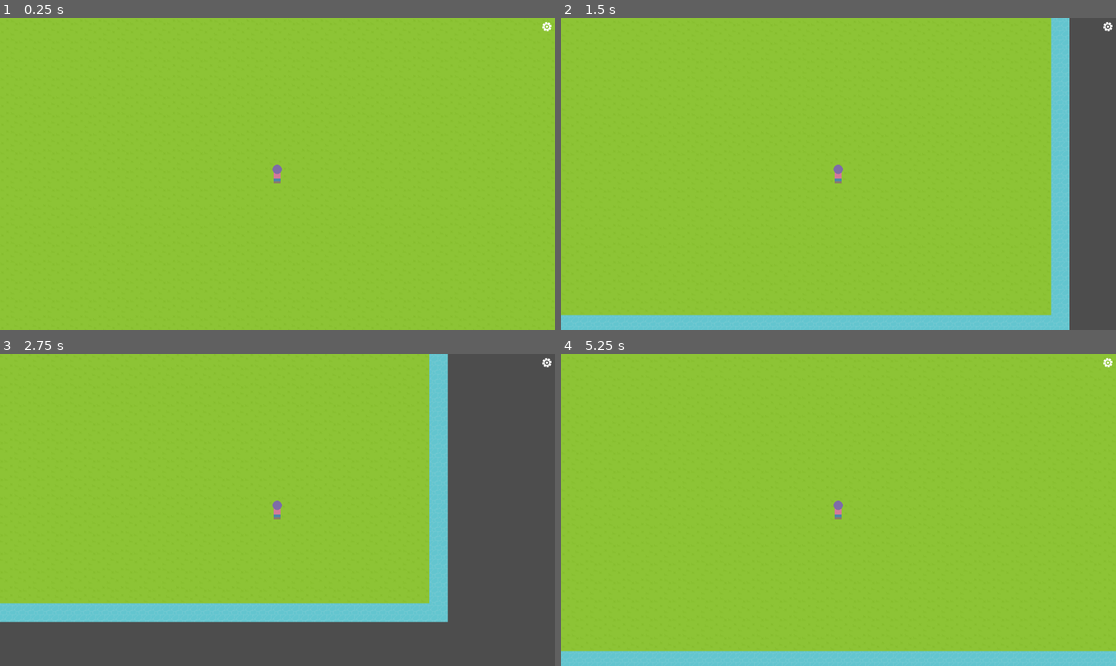
Above: before the commit, frames 1-4 (two rows, left to right).
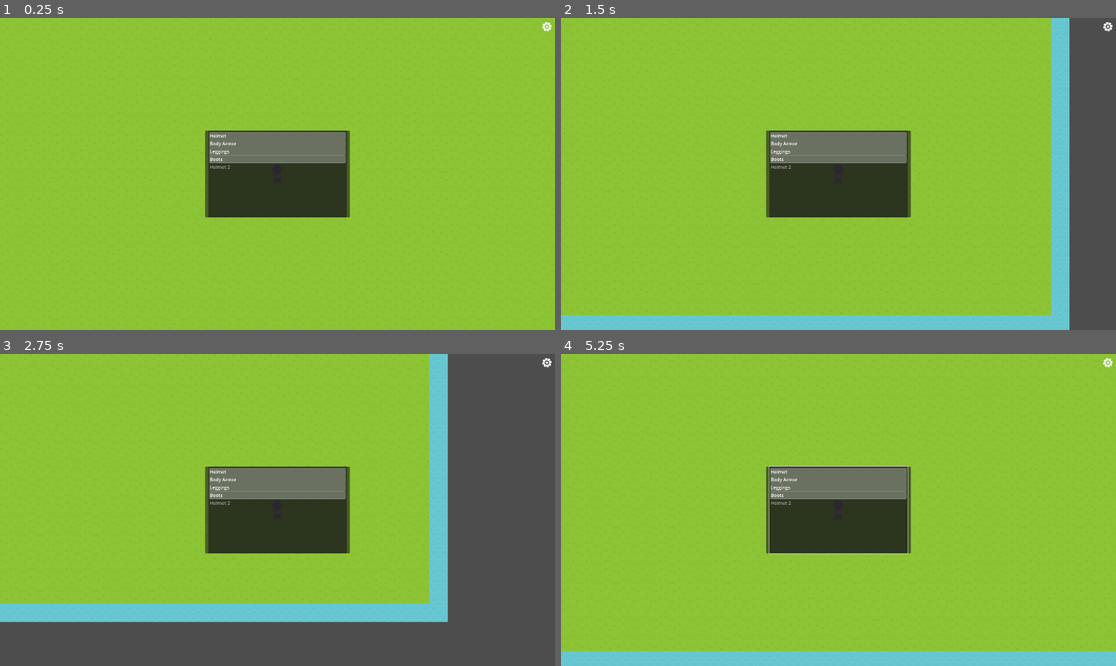
Above: after the commit, the same moments.

Repository: Wall-Dough/A-nna-RPG
Game: Godot game, scene res://game.tscn
Same seed, same stepped clock (60 frames per second), same inputs: the game is played once before the commit and once after it.
Inputs (mouse positions are in pixels of both pictures, inside the frame that each line leads up to):
- Up to frame 1 (0.25 s): no input
- Up to frame 2 (1.5 s): tap Enter at 0.5 s; move the mouse to (960, 158) at 0.52 s; hold Right (game_right) 0.53-1.28 s; click (960, 158) at 0.67 s; move the mouse to (727, 189) at 1.27 s; hold Down (game_down) from 1.28 s (still down)
- Up to frame 3 (2.75 s): move the mouse to (333, 441) at 2.02 s; release Down (game_down) at 2.03 s; hold Right (game_right) from 2.03 s (still down)
- Up to frame 4 (5.25 s): move the mouse to (810, 572) at 2.77 s; release Right (game_right) at 2.78 s; hold Up (game_up) 2.78-3.53 s; click (810, 572) at 2.92 s; move the mouse to (1005, 556) at 3.52 s; hold Left (game_left) 3.53-5.03 s; move the mouse to (672, 463) at 4.27 s; move the mouse to (866, 510) at 5.02 s; hold Down (game_down) from 5.03 s (still down); click (866, 510) at 5.17 s

The runs differ from the first frame. In frame 1, 7.3% of the frame differs, in the area x 36-64%, y 36-64%; in frame 2, 7.3%; in frame 3, 7.3%; in frame 4, 7.4%, in the area x 36-64%, y 35-65%.

Commit message:
Create inventory

Diff:
--- /dev/null
+++ b/InventoryItemList.gd
@@ -0,0 +1,46 @@
+extends ItemList
+
+
+# Called when the node enters the scene tree for the first time.
+func _ready():
+    add_item_to_inventory({"name": "Helmet", "type": "head", "equipped": true})
+    add_item_to_inventory({"name": "Body Armor", "type": "torso", "equipped": true})
+    add_item_to_inventory({"name": "Leggings", "type": "legs", "equipped": true})
+    add_item_to_inventory({"name": "Boots", "type": "feet", "equipped": true})
+    add_item_to_inventory({"name": "Helmet 2", "type": "head", "equipped": false})
+
+
+# Called every frame. 'delta' is the elapsed time since the previous frame.
+func _process(delta):
+    pass
+
+func add_item_to_inventory(item_info: Dictionary):
+    add_item(item_info["name"])
+    set_item_metadata(item_count - 1, item_info)
+    if item_info["equipped"]:
+        select(item_count - 1, false)
+
+func _on_multi_selected(index, selected):
+    var new_metadata = get_item_metadata(index)
+    new_metadata["equipped"] = selected
+    if !selected:
+        return
+    set_item_metadata(index, new_metadata)
+    var selected_items = get_selected_items()
+    for selected_idx in selected_items:
+        if selected_idx != index:
+            var old_metadata = get_item_metadata(selected_idx)
+            if old_metadata["type"] == new_metadata["type"]:
+                deselect(selected_idx)
+                old_metadata["equipped"] = false
+                set_item_metadata(selected_idx, old_metadata)
+
+
+func _on_visibility_changed():
+    if !hidden:
+        get_tree().paused = true
+        grab_focus()
+        var down_event = InputEventAction.new()
+        down_event.action = "ui_down"
+        down_event.pressed = true
+        Input.parse_input_event(down_event)
--- a/game.tscn
+++ b/game.tscn
@@ -1,9 +1,10 @@
-[gd_scene load_steps=7 format=3 uid="uid://0rb5s5m8yoct"]
+[gd_scene load_steps=8 format=3 uid="uid://0rb5s5m8yoct"]
 
 [ext_resource type="Script" path="res://game.gd" id="1_3lev0"]
 [ext_resource type="Texture2D" uid="uid://b5ai6ombt0a4m" path="res://sprites/RPGpack_sheet.png" id="1_6n486"]
 [ext_resource type="PackedScene" uid="uid://cnbha87gdmaet" path="res://anna.tscn" id="2_li73p"]
 [ext_resource type="PackedScene" uid="uid://c5d8ksxqofl2b" path="res://game_hud.tscn" id="4_r544u"]
+[ext_resource type="PackedScene" uid="uid://bfmv441wt8qcy" path="res://inventory.tscn" id="5_feqgo"]
 
 [sub_resource type="TileSetAtlasSource" id="TileSetAtlasSource_am66t"]
 texture = ExtResource("1_6n486")
@@ -3072,3 +3073,5 @@
 position = Vector2(960, 540)
 
 [node name="Game HUD" parent="." instance=ExtResource("4_r544u")]
+
+[node name="Inventory" parent="." instance=ExtResource("5_feqgo")]
--- /dev/null
+++ b/inventory.tscn
@@ -0,0 +1,31 @@
+[gd_scene load_steps=2 format=3 uid="uid://bfmv441wt8qcy"]
+
+[ext_resource type="Script" path="res://InventoryItemList.gd" id="1_gfvu0"]
+
+[node name="Inventory" type="CanvasLayer"]
+
+[node name="PanelContainer" type="PanelContainer" parent="."]
+anchors_preset = 8
+anchor_left = 0.5
+anchor_top = 0.5
+anchor_right = 0.5
+anchor_bottom = 0.5
+offset_left = -250.0
+offset_top = -150.0
+offset_right = 250.0
+offset_bottom = 150.0
+grow_horizontal = 2
+grow_vertical = 2
+
+[node name="MarginContainer" type="MarginContainer" parent="PanelContainer"]
+layout_mode = 2
+theme_override_constants/margin_left = 10
+theme_override_constants/margin_right = 10
+
+[node name="InventoryItemList" type="ItemList" parent="PanelContainer/MarginContainer"]
+layout_mode = 2
+select_mode = 1
+script = ExtResource("1_gfvu0")
+
+[connection signal="multi_selected" from="PanelContainer/MarginContainer/InventoryItemList" to="PanelContainer/MarginContainer/InventoryItemList" method="_on_multi_selected"]
+[connection signal="visibility_changed" from="PanelContainer/MarginContainer/InventoryItemList" to="PanelContainer/MarginContainer/InventoryItemList" method="_on_visibility_changed"]
